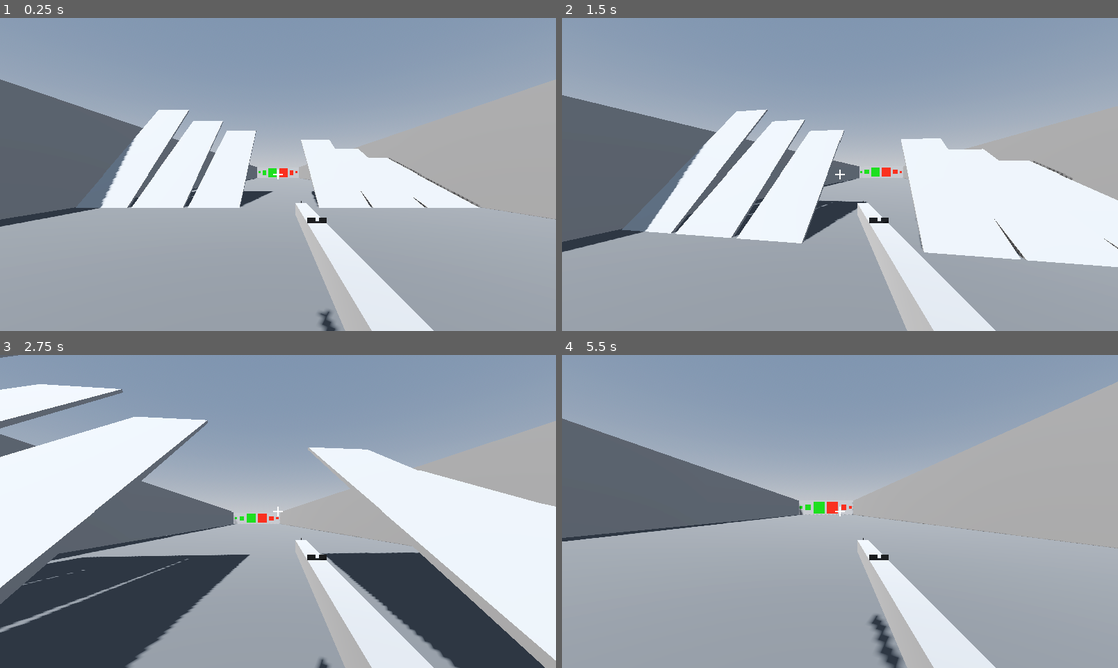
Above: before the commit, frames 1-4 (two rows, left to right).
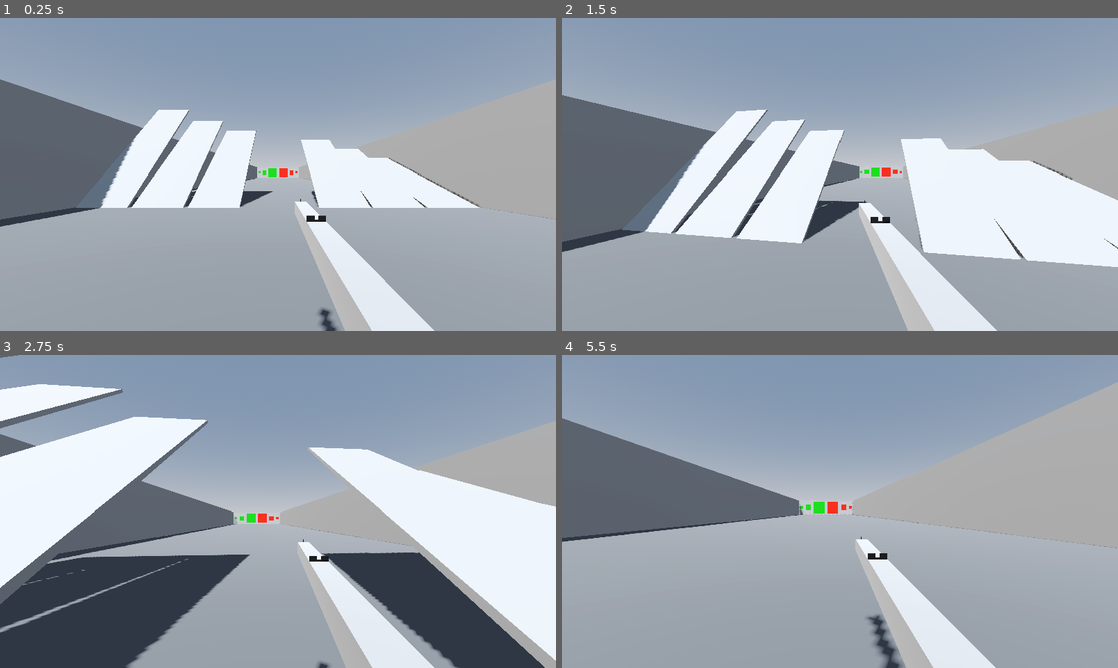
Above: after the commit, the same moments.

Repository: KairosGames/LeTempsDesCerises
Game: Godot game, scene res://scenes/world.tscn
Same seed, same stepped clock (60 frames per second), same inputs: the game is played once before the commit and once after it.
Inputs (mouse positions are in pixels of both pictures, inside the frame that each line leads up to):
- Up to frame 1 (0.25 s): no input
- Up to frame 2 (1.5 s): tap Enter at 0.5 s; move the mouse to (867, 174) at 0.52 s; hold Right mouse button (aim) 0.53-1.28 s; hold W (move_forward) from 0.53 s (still down); tap Space (jump) at 0.77, 1.07 s; tap C (crouch) at 0.8, 1.35 s; move the mouse to (812, 174) at 1.27 s
- Up to frame 3 (2.75 s): keep holding W (move_forward); tap Space (jump) at 1.52, 1.82 s; tap Shift (run) at 1.55, 2.1 s; move the mouse to (289, 505) at 2.02 s; click (289, 505) at 2.3 s
- Up to frame 4 (5.5 s): keep holding W (move_forward); move the mouse to (834, 517) at 2.77 s; click (834, 517) at 2.85 s; tap Space (jump) at 3.02, 3.05, 3.32, 3.6, 3.77, 4.07, 4.52, 4.82 s; move the mouse to (878, 514) at 3.52 s; hold Right mouse button (aim) 3.53-4.28 s; move the mouse to (795, 508) at 4.27 s; right-click (795, 508) at 4.35 s; tap C (crouch) at 4.55, 5.1 s; move the mouse to (845, 511) at 5.02 s; tap Shift (run) at 5.3 s

The runs differ from the first frame. In frame 1, 0.2% of the frame differs, in the area x 49-79%, y 48-100%; in frame 2, 0.3%; in frame 3, 0.3%; in frame 4, 0.5%, in the area x 0-100%, y 8-100%.

Commit message:
add-ads-sway

Diff:
--- a/game/prefabs/player/player.gd
+++ b/game/prefabs/player/player.gd
@@ -8,6 +8,7 @@
 @onready var right_weapon_pos: Marker3D = %RightWeaponPos
 @onready var left_weapon_pos: Marker3D = %LeftWeaponPos
 @onready var aim_pos: Marker3D = %AimPos
+@onready var weapon_root: Node3D = %WeaponRoot
 @onready var weapon_ray_cast: RayCast3D = %WeaponRayCast
 
 @export_category("Exposed settings")
@@ -23,17 +24,30 @@
 @export_category("View settings")
 @export var v_clamp_deg: Vector2 = Vector2(-70.0, 70.0)
 @export var v_clamp_lyingd: Vector2 = Vector2(-45.0, 45.0)
-@export_range(0.01, 1.0, 0.01) var aiming_reducer_ratio: float = 0.4
-@export_range(0.1, 1.0, 0.01) var lyingd_reducer_ratio: float = 0.3
-
-@export_category("Aim settings")
+@export_range(0.01, 1.0, 0.01) var ads_speed_view_reducer: float = 0.4
+@export_range(0.1, 1.0, 0.01) var lyingd_speed_view_reducer: float = 0.3
+
+@export_category("ADS settings")
 @export var default_fov: float = 75.0
-@export var aiming_fov: float = 60.0
-@export var aiming_time: float = 0.4
-@export var is_aiming_rot_active: bool = false
-@export var aiming_rot: float = 1.0
+@export var ads_fov: float = 60.0
+@export var time_to_ads: float = 0.4
+@export var is_ads_rot_active: bool = false
+@export var ads_z_rot: float = 1.0
+
+@export_category("Aim sway settings")
+#@export var aim_sway_x_len: float = 0.003#0.012
+#@export var aim_sway_y_len: float = 0.004#0.016
+
+@export var aim_sway_pitch_len: float = 0.6
+@export var aim_sway_yaw_len: float = 0.7
+
+@export var aim_sway_x_freq: float = 0.85
+@export var aim_sway_y_freq: float = 1.0
+@export var aim_noise_len: float = 0.003
+@export var aim_noise_freq: float = 0.7
 
 @export_category("States settings")
+@export var state_switch_time: float = 0.2
 @export var standing_height: float = 1.6
 @export var crouch_height: float = 1.1
 @export var lyingd_height: float = 0.35
@@ -54,13 +68,6 @@
 @export_range(0.01, 0.5, 0.01) var brake_time: float = 0.1
 @export_range(0.01, 1.0, 0.001) var aim_smooth_strength: float = 0.05
 
-@export_category("Tweens")
-@export var aim_x_trans: Tween.TransitionType = Tween.TRANS_SINE
-@export var aim_y_trans: Tween.TransitionType = Tween.TRANS_QUINT
-@export var aim_z_trans: Tween.TransitionType = Tween.TRANS_QUINT
-@export var aim_fov_trans: Tween.TransitionType = Tween.TRANS_SINE
-@export var aim_rot_trans: Tween.TransitionType = Tween.TRANS_QUINT
-
 var is_grounded: bool = true
 var is_aiming: bool = false
 var is_running: bool = false
@@ -81,6 +88,9 @@
 var acc_time_ratio: float
 var brake_time_ratio: float
 
+var aim_noise_x: FastNoiseLite = FastNoiseLite.new()
+var aim_noise_y: FastNoiseLite = FastNoiseLite.new()
+
 const JUMP_VELOCITY = 4.5
 
 
@@ -89,13 +99,16 @@
 	aim_target = Vector3(camera_pivot.rotation_degrees.x, rotation_degrees.y, 0.0)
 	acc_time_ratio = (1 / acc_time)
 	brake_time_ratio = (1 / brake_time)
+	aim_noise_x.seed = randi()
+	aim_noise_x.seed = randi()
 
 
 func _process(delta: float) -> void:
 	capture_states()
 	process_movement(delta)
 	process_view(delta)
-	handle_shoot(delta)
+	handle_weapon_movement()
+	handle_shoot()
 
 
 func capture_states() -> void:
@@ -123,13 +136,12 @@
 func switch_aim_state() -> void:
 	var default_pos: Vector3 = right_weapon_pos.position if is_right_handed else left_weapon_pos.position
 	var target_pos: Vector3 = aim_pos.position if is_aiming else default_pos
-	var target_fov: float = aiming_fov if is_aiming else default_fov
-	var taget_rot: float = (aiming_rot if is_right_handed else aiming_rot * -1.0) if is_aiming else 0.0
+	var target_fov: float = ads_fov if is_aiming else default_fov
+	var taget_rot: float = (ads_z_rot if is_right_handed else ads_z_rot * -1.0) if is_aiming else 0.0
 	var ratio = inverse_lerp(default_pos.x, aim_pos.position.x, weapon_container.position.x)
-	var time = aiming_time * ((1 - ratio) if is_aiming else ratio)
+	var time = time_to_ads * ((1 - ratio) if is_aiming else ratio)
 	var in_first: Tween.EaseType = Tween.EASE_IN if is_aiming else Tween.EASE_OUT
 	var out_first: Tween.EaseType = Tween.EASE_OUT if is_aiming else Tween.EASE_IN
-
 	if wpn_x_aim_twn:
 		wpn_x_aim_twn.kill()
 		if wpn_y_aim_twn: wpn_y_aim_twn.kill()
@@ -144,7 +156,7 @@
 	wpn_y_aim_twn.tween_property(weapon_container, "position:y", target_pos.y, time).set_trans(Tween.TRANS_QUINT).set_ease(out_first)
 	wpn_z_aim_twn.tween_property(weapon_container, "position:z", target_pos.z, time).set_trans(Tween.TRANS_QUINT).set_ease(in_first)
 	fov_aim_twn.tween_property(player_camera, "fov", target_fov, time).set_trans(Tween.TRANS_SINE).set_ease(in_first)
-	if is_aiming_rot_active:
+	if is_ads_rot_active:
 		cam_rot_aim_twn = create_tween()
 		cam_rot_aim_twn.tween_property(wpn_cam_base, "rotation_degrees:z", taget_rot, time).set_trans(Tween.TRANS_QUINT).set_ease(in_first)
 
@@ -154,7 +166,7 @@
 	stop_run = input_dir.y <= 0.0 or abs(input_dir.x) > 0.71 or input_dir.length() < gpad_mini_run_length
 	if stop_run: is_running = false
 
-	if not is_grounded: return
+	if not is_grounded or is_changing_state: return
 
 	if Input.is_action_just_pressed("crouch"):
 		if is_crouched: crouch_to_up()
@@ -167,8 +179,8 @@
 		else: lyingd_to_up(true)
 
 	if Input.is_action_just_pressed("run") and not stop_run:
-		if is_crouched: crouch_to_up()
-		elif is_lyingd: lyingd_to_up()
+		if is_crouched: crouch_to_up(false, true)
+		elif is_lyingd: lyingd_to_up(false, true)
 		else: is_running = true
 
 	if Input.is_action_just_pressed("jump"):
@@ -179,40 +191,42 @@
 
 func crouch_to_up(inverse: bool = false, ask_run: bool = false):
 	is_changing_state = true
+	is_crouched = inverse
 	if inverse: is_running = false
 	if ask_run: is_running = true
 	var target: float = crouch_height if inverse else standing_height
 	state_twn = create_tween()
-	state_twn.tween_property(camera_pivot, "position:y", target, 0.2)
+	state_twn.tween_property(camera_pivot, "position:y", target, state_switch_time)
 	await state_twn.finished
-	is_crouched = inverse
 	is_changing_state = false
 
 
 func lyingd_to_crouch(inverse: bool = false):
 	is_changing_state = true
+	is_crouched = not inverse
+	is_lyingd = inverse
 	var target: float = lyingd_height if inverse else crouch_height
 	state_twn = create_tween()
-	state_twn.tween_property(camera_pivot, "position:y", target, 0.2)
+	state_twn.tween_property(camera_pivot, "position:y", target, state_switch_time)
 	await state_twn.finished
-	is_crouched = not inverse
-	is_lyingd = inverse
 	is_changing_state = false
 
 
 func lyingd_to_up(inverse: bool = false, ask_run: bool = false):
 	is_changing_state = true
+	is_crouched = true
+	if inverse: is_running = false
 	var target: float = lyingd_height if inverse else standing_height
 	state_twn = create_tween()
-	state_twn.tween_property(camera_pivot, "position:y", crouch_height, 0.2)
+	state_twn.tween_property(camera_pivot, "position:y", crouch_height, state_switch_time)
 	await state_twn.finished
 	await get_tree().create_timer(0.1).timeout
+	is_lyingd = inverse
+	is_crouched = false
+	if ask_run: is_running = true
 	state_twn = create_tween()
-	state_twn.tween_property(camera_pivot, "position:y", target, 0.2)
+	state_twn.tween_property(camera_pivot, "position:y", target, state_switch_time)
 	await state_twn.finished
-	camera_pivot.position.y = lyingd_height if inverse else standing_height
-	is_lyingd = inverse
-	if ask_run: is_running = true
 	is_changing_state = false
 
 
@@ -285,7 +299,7 @@
 func process_view(delta: float) -> void:
 	var input: PlayerInputs = player_inputs
 	var inversion: float = -1 if player_inputs.is_inverted else 1
-	var reducer: float = (aiming_reducer_ratio if is_aiming else 1.0) * (lyingd_reducer_ratio if is_lyingd else 1.0)
+	var reducer: float = (ads_speed_view_reducer if is_aiming else 1.0) * (lyingd_speed_view_reducer if is_lyingd else 1.0)
 	aim_target.y -= input.get_view_input().x * input.h_sensi_multiplier * reducer
 	aim_target.x += input.get_view_input().y * input.v_sensi_multiplier * inversion * reducer
 	var clamp_applied: Vector2 = v_clamp_lyingd if is_lyingd else v_clamp_deg
@@ -320,7 +334,24 @@
 	return { "value": output, "velocity": new_velocity }
 
 
-func handle_shoot(delta: float) -> void:
+func handle_weapon_movement() -> void:
+	var t: float = Time.get_ticks_msec() / 1000.0
+
+	#var base_x: float = sin(t * aim_sway_x_freq) * aim_sway_x_len
+	#var base_y: float = cos(t * aim_sway_y_freq) * aim_sway_y_len
+	#var n_x := aim_noise_x.get_noise_1d(t * aim_noise_freq) * aim_noise_len
+	#var n_y := aim_noise_y.get_noise_1d(t * aim_noise_freq) * aim_noise_len
+	#weapon_root.position = Vector3(base_x + n_x, base_y + n_y, weapon_root.position.z)
+
+	var yaw := sin(t * aim_sway_x_freq) * aim_sway_yaw_len
+	yaw += aim_noise_x.get_noise_1d(t * aim_noise_freq) * aim_noise_len
+	var pitch := cos(t * aim_sway_y_freq) * aim_sway_pitch_len
+	pitch += aim_noise_y.get_noise_1d(t * aim_noise_freq) * aim_noise_len
+	weapon_root.rotation_degrees.x = pitch
+	weapon_root.rotation_degrees.y = yaw
+
+
+func handle_shoot() -> void:
 	if not Input.is_action_just_pressed("shoot"):
 		return
 	var obj: Object = weapon_ray_cast.get_collider()
--- a/game/prefabs/player/player.tscn
+++ b/game/prefabs/player/player.tscn
@@ -60,6 +60,7 @@
 gpad_aim_acc_speed_time = 0.15
 
 [node name="CenterContainer" type="CenterContainer" parent="." unique_id=39530336]
+visible = false
 anchors_preset = 15
 anchor_right = 1.0
 anchor_bottom = 1.0
@@ -104,37 +105,41 @@
 unique_name_in_owner = true
 transform = Transform3D(1, 0, 0, 0, 1, 0, 0, 0, 1, -0.2, -0.30000007, 0.2)
 
-[node name="Weapon" type="Node3D" parent="CameraPivot/WeaponCameraBase/WeaponContainer" unique_id=1348503296]
+[node name="WeaponRoot" type="Node3D" parent="CameraPivot/WeaponCameraBase/WeaponContainer" unique_id=269191037]
+unique_name_in_owner = true
+
+[node name="Weapon" type="Node3D" parent="CameraPivot/WeaponCameraBase/WeaponContainer/WeaponRoot" unique_id=1348503296]
 transform = Transform3D(1, 0, 0, 0, 1, 0, 0, 0, 1, 0, 0, 0.95)
 
-[node name="Base" type="MeshInstance3D" parent="CameraPivot/WeaponCameraBase/WeaponContainer/Weapon" unique_id=743249631]
+[node name="Base" type="MeshInstance3D" parent="CameraPivot/WeaponCameraBase/WeaponContainer/WeaponRoot/Weapon" unique_id=743249631]
 transform = Transform3D(1, 0, 0, 0, 1, 0, 0, 0, 1, 0, 0, -0.107789636)
 mesh = SubResource("BoxMesh_r66lb")
 
-[node name="FrontSight" type="MeshInstance3D" parent="CameraPivot/WeaponCameraBase/WeaponContainer/Weapon" unique_id=485469517]
+[node name="FrontSight" type="MeshInstance3D" parent="CameraPivot/WeaponCameraBase/WeaponContainer/WeaponRoot/Weapon" unique_id=485469517]
 transform = Transform3D(1, 0, 0, 0, 1, 0, 0, 0, 1, 0, 0.059999943, 0.639)
 mesh = SubResource("BoxMesh_1txc5")
 
-[node name="WeaponRayCast" type="RayCast3D" parent="CameraPivot/WeaponCameraBase/WeaponContainer/Weapon/FrontSight" unique_id=1123149694]
+[node name="WeaponRayCast" type="RayCast3D" parent="CameraPivot/WeaponCameraBase/WeaponContainer/WeaponRoot/Weapon/FrontSight" unique_id=1123149694]
 unique_name_in_owner = true
 transform = Transform3D(1, 0, 0, 0, 1, 0, 0, 0, 1, 0, -0.04677081, 0.016367912)
 target_position = Vector3(0, 0, 300)
 
-[node name="RearSight" type="Node3D" parent="CameraPivot/WeaponCameraBase/WeaponContainer/Weapon" unique_id=463848320]
+[node name="RearSight" type="Node3D" parent="CameraPivot/WeaponCameraBase/WeaponContainer/WeaponRoot/Weapon" unique_id=463848320]
 transform = Transform3D(1, 0, 0, 0, 1, 0, 0, 0, 1, 0, 0, -0.100000024)
 
-[node name="MeshInstance3D2" type="MeshInstance3D" parent="CameraPivot/WeaponCameraBase/WeaponContainer/Weapon/RearSight" unique_id=510486941]
+[node name="MeshInstance3D2" type="MeshInstance3D" parent="CameraPivot/WeaponCameraBase/WeaponContainer/WeaponRoot/Weapon/RearSight" unique_id=510486941]
 transform = Transform3D(1, 0, 0, 0, 1, 0, 0, 0, 1, 0.030000001, 0.06500006, 0)
 mesh = SubResource("BoxMesh_ht1c8")
 
-[node name="MeshInstance3D3" type="MeshInstance3D" parent="CameraPivot/WeaponCameraBase/WeaponContainer/Weapon/RearSight" unique_id=1975371698]
+[node name="MeshInstance3D3" type="MeshInstance3D" parent="CameraPivot/WeaponCameraBase/WeaponContainer/WeaponRoot/Weapon/RearSight" unique_id=1975371698]
 transform = Transform3D(1, 0, 0, 0, 1, 0, 0, 0, 1, -0.030000001, 0.06500006, 0)
 mesh = SubResource("BoxMesh_ht1c8")
 
-[node name="MeshInstance3D4" type="MeshInstance3D" parent="CameraPivot/WeaponCameraBase/WeaponContainer/Weapon/RearSight" unique_id=1301150542]
+[node name="MeshInstance3D4" type="MeshInstance3D" parent="CameraPivot/WeaponCameraBase/WeaponContainer/WeaponRoot/Weapon/RearSight" unique_id=1301150542]
 transform = Transform3D(1, 0, 0, 0, 1, 0, 0, 0, 1, 0, 0.04459071, 0)
 mesh = SubResource("BoxMesh_g2jcq")
 
-[node name="NearCircle" type="MeshInstance3D" parent="CameraPivot/WeaponCameraBase/WeaponContainer/Weapon" unique_id=721717754]
+[node name="NearCircle" type="MeshInstance3D" parent="CameraPivot/WeaponCameraBase/WeaponContainer/WeaponRoot/Weapon" unique_id=721717754]
 transform = Transform3D(1, 0, 0, 0, -4.371139e-08, 1, 0, -1, -4.371139e-08, 0, 0.017079473, -0.8463017)
+visible = false
 mesh = SubResource("SphereMesh_binfn")
